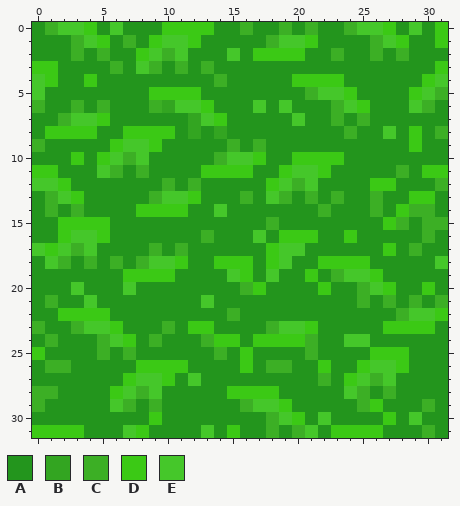
A pixel-art sprite gets an edit: Test/res/sprites/tiles/grass_01.png. The picture above was drawn from the file before the commit.
The file is 32x32 pixels. Colours within 5 levels of each other are drawn and written as one.
Palette (. is transparent): A #23951d  B #33a521  C #3caf25  D #3bc915  E #45c72a
The same view after the edit:
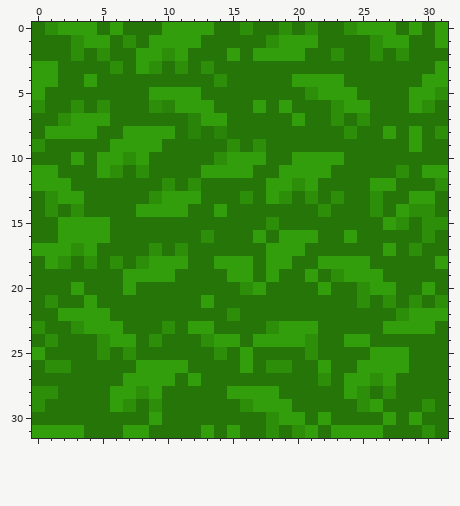
Change:
@@ palette @@
-A #23951d
+A #257508
-B #33a521
+B #2a8409
-C #3caf25
+C #2d8e09
-D #3bc915
+D #339e0b
@@ x 0..31 @@
- 0 ACEEDAEAAADDDDAACAACACAACEEDAEAD
- 1 AAACEDACADEEDAAAAACEEDAAAACEDAAD
- 2 AAACACAADECEAAAEADDDDAACAACACAAA
- 3 DDAAAACAECACACAAAAAAAAAAAAAAAAAD
- 4 EDAADAAAAAAAAACAAAAADDDDAAAAAADE
- 5 EAAAAAAAADDDDAAAAAAAACEEDAAAADEC
- 6 CAACACAAACBEEDAAAEAEAAACEDAAAECA
- 7 AACEEDAAAAAABEDAAAAAEAACACAAAAAA
- 8 ADDDDAADDDDABABAAAAAAAAACAAEADAC
- 9 CAAAAADEEDAAAAACACAAAAAAAAAAADAA
-10 AAADADECEAAAAACEEDAADDDDAAAAAAAA
-11 DDAAAECACAAAADDDDAADEEDAAAAACADD
-12 EEDAAAAAAACACAAAAADECEAAAADDAAAC
-13 ACEDAAAAACEEDAAACAECACACAACAADDA
-14 ACACAAAADDDDAAEAAAAAAACAAACADCCA
+ 0 ACDDDADAAADDDDAACAACACAACDDDADAD
+ 1 AAACDDACADDDDAAAAACDDDAAAACDDAAD
+ 2 AAACACAADDCDAAADADDDDAACAACACAAA
+ 3 DDAAAACADCACACAAAAAAAAAAAAAAAAAD
+ 4 DDAADAAAAAAAAACAAAAADDDDAAAAAADD
+ 5 DAAAAAAAADDDDAAAAAAAACDDDAAAADDC
+ 6 CAACACAAACBDDDAAADADAAACDDAAADCA
+ 7 AACDDDAAAAAABDDAAAAADAACACAAAAAA
+ 8 ADDDDAADDDDABABAAAAAAAAACAADADAC
+ 9 CAAAAADDDDAAAAACACAAAAAAAAAAADAA
+10 AAADADDCDAAAAACDDDAADDDDAAAAAAAA
+11 DDAAADCACAAAADDDDAADDDDAAAAACADD
+12 DDDAAAAAAACACAAAAADDCDAAAADDAAAC
+13 ACDDAAAAACDDDAAACADCACACAACAADDA
+14 ACACAAAADDDDAADAAAAAAACAAACADCCA
 15 AADDDDAAAAAAAAAAAACAAAAAAAADCACC
-16 AADEEDAAAAAAACAAAEADDDAADAAAAACA
-17 EDECEAAAACACAAAAAADEEAAAAAADACAA
-18 AECACACACEEDAADDDADEAADDDDAAAAAE
-19 AAAAAAADDDDAAAAEDAEAADACEEDAAAAA
-20 AAAEAAAEAAAAAAAACDAAAADAACEDAADA
-21 ACAAEAAAAAAAAEAAAAAAAAAAACACACAC
-22 AADDDDAAAAAAAAACAAAAAAAAAAAACEED
-23 CAACEEDAAACADDAAAACEEDAAAAADDDDA
-24 ACAAACEDACAAACDDADDDDCAAEEAAAAAA
+16 AADDDDAAAAAAACAAADADDDAADAAAAACA
+17 DDDCDAAAACACAAAAAADDDAAAAAADACAA
+18 ADCACACACDDDAADDDADDAADDDDAAAAAD
+19 AAAAAAADDDDAAAADDADAADACDDDAAAAA
+20 AAADAAADAAAAAAAACDAAAADAACDDAADA
+21 ACAADAAAAAAAADAAAAAAAAAAACACACAC
+22 AADDDDAAAAAAAAACAAAAAAAAAAAACDDD
+23 CAACDDDAAACADDAAAACDDDAAAAADDDDA
+24 ACAAACDDACAAACDDADDDDCAADDAAAAAA
 25 DAAAACACAAAAAACADAAAACAAAADDDAAA
-26 ACCAAAAADDDDAAAADACCAADAADEEDAAA
-27 AAAAAAADEEDAEAAAAAAAAACADECEAAAA
-28 CCAAAADECEAAAAADDDDAAAAAECACAAAA
-29 CAAAAAECACAAAAAACEEDAAAAACDAAACA
-30 AAAAAAAAADAAAAAAAACEDAEAAAADAEAA
-31 DDDDAAAEDAAAAEADAACACEADDDDAAACA
+26 ACCAAAAADDDDAAAADACCAADAADDDDAAA
+27 AAAAAAADDDDADAAAAAAAAACADDCDAAAA
+28 CCAAAADDCDAAAAADDDDAAAAADCACAAAA
+29 CAAAAADCACAAAAAACDDDAAAAACDAAACA
+30 AAAAAAAAADAAAAAAAACDDADAAAADADAA
+31 DDDDAAADDAAAADADAACACDADDDDAAACA
Boxes around the changes in both pictures, in picture pixels (x1, y1, x2, y2):
changed: (32, 22, 448, 438)
